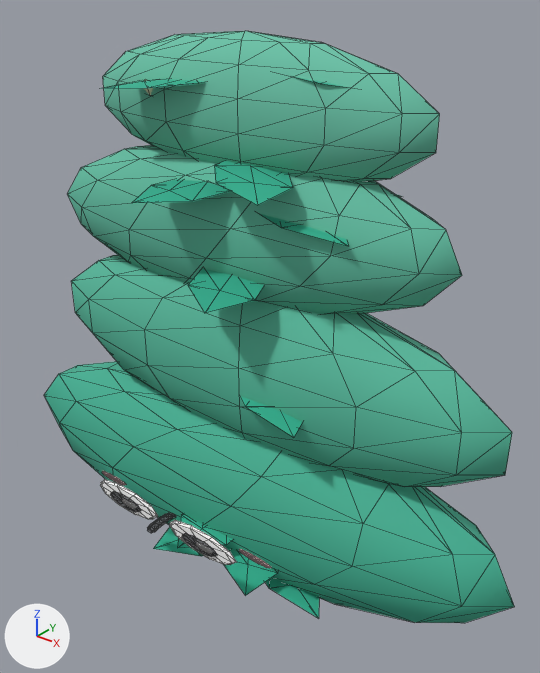
The glTF model web-forest/public/model/species/opuntia-cochenillifera.glb, before and after one commit.
One viewpoint serves both versions: a camera (50 mm lens) standing at (0.506, -0.532, 0.667) and looking at (0.048, 0.04, 0.312). The axes (+X, +Y, +Z) are drawn at lower left. The lights are the same throughout. The first picture is the older version. Mesh edges are drawn as thin lines. Vertices at exactly the same position are counted once.

Names of what the first picture shows: 'body.001', 'p1', 'p14', 'p19', 'p24', 'p27', 'p6' and 5 more.
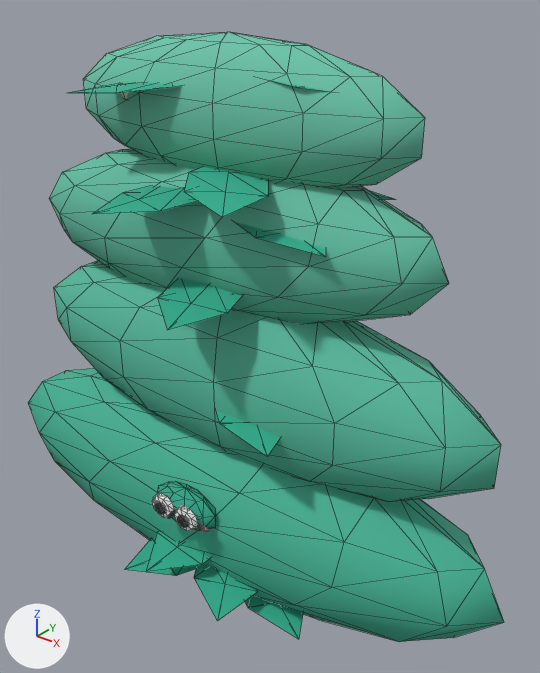
ob_body is not drawn itself; it is the parent of ob_body_001, ob_p0, ob_p1, ob_p2, ob_p3, ob_p4, ob_p5, ob_p6.

What differs and where, as boxes (x1, y1, x2, y2) in the pictures (540 x 673 px; the box of a moved part takes in the faces that stretch with it):
'body.001', reshaped, moved, rescaled: before (44, 31, 515, 623); after (28, 32, 504, 642)
'p27', moved, rescaled (6% wider, 13% taller): before (214, 161, 293, 205); after (184, 167, 268, 217)
'p19', moved, rescaled (10% wider, 18% taller): before (188, 269, 264, 313); after (158, 278, 242, 330)
'p6', moved, rescaled (16% wider, 13% taller): before (222, 545, 277, 596); after (194, 563, 258, 621)
'p24', moved, rescaled: before (132, 179, 231, 203); after (93, 186, 197, 214)
'p1', moved, rescaled (7% wider, 10% taller): before (265, 578, 319, 618); after (245, 595, 303, 639)
'p14', moved, rescaled (10% taller): before (240, 396, 302, 437); after (216, 411, 280, 456)
'p11', moved, rescaled: before (177, 514, 233, 548); after (146, 531, 210, 572)
'p22', moved, rescaled: before (258, 213, 349, 246); after (235, 222, 326, 257)
'p3', moved, rescaled: before (153, 527, 204, 556); after (124, 539, 197, 576)
'p29', moved, rescaled: before (100, 79, 204, 89); after (71, 83, 181, 93)
'p30', moved, rescaled (mostly hidden): before (291, 76, 349, 88); after (270, 80, 329, 92)
'p28', moved, rescaled (mostly hidden): before (144, 80, 153, 95); after (119, 83, 128, 99)
'p25', moved, rescaled (not visible before): after (370, 191, 393, 199)
part 1 of me_mesh_0, deleted: before (147, 513, 176, 533)
part 2 of me_mesh_0, moved or reshaped: before (100, 472, 272, 568); after (152, 481, 216, 532)
part 3 of me_mesh_0, recoloured: before (102, 471, 250, 565); after (156, 482, 214, 530)

The change in detail:
me_mesh_0 is used by ob_body_001; parent ob_body; location (0.0, 0.0, 0.0).
me_mesh_0 had 534 vertices, 1016 faces and spanned x -0.202..0.17, y -0.127..0.054, z 0.0..1.0.
me_mesh_0 now has 576 vertices, 1096 faces and spans x -0.202..0.17, y -0.071..0.054, z 0.0..1.0.
me_mesh_0 part 1: the loose piece of 38 vertices spanning x -0.003..0.003, y -0.127..-0.099, z 0.243..0.248 is deleted.
Part 2, on me_mesh_0:
30 vertices are removed from x -0.055..0.063, y -0.118..-0.093, z 0.233..0.267.
194 faces are deleted.
146 vertices move from x -0.066..0.066, y -0.118..-0.093, z 0.225..0.269 to x -0.022..0.022, y -0.069..-0.044, z 0.204..0.273.
28 vertices are added at x -0.009..0.022, y -0.069..-0.048, z 0.23..0.28.
194 new faces join them.
me_mesh_0 part 3: 84 kept faces spanning x -0.022..0.022, y -0.069..-0.044, z 0.204..0.273 get new vertex colours.
Other edits to the shape of me_mesh_0 do not show in these pictures.
Object 'body' (ob_body) moves from (0.0303, 0.0262, 0.0) to (0.0303, 0.00229, 0.0).
Object 'body' (ob_body) is rescaled from (1.92, 1.28, 0.62) to (1.92, 1.56, 0.62).
